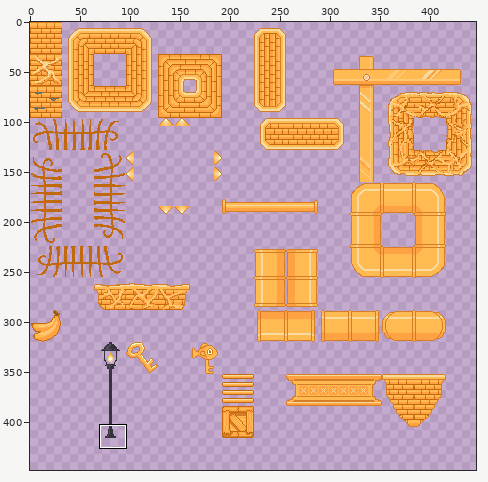
Pixel-art file -- sprites/yellow_sprite_sheet.aseprite. The first picture is a wide view before the edit; the outline marks the close-up.
Close-up. Before the edit:
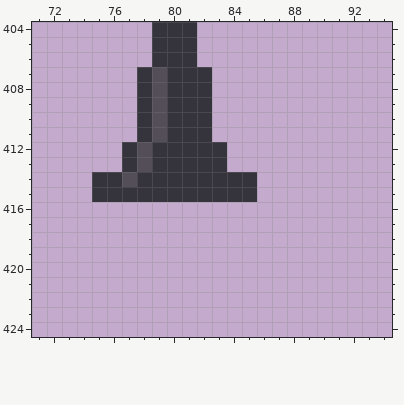
450x450 pixels, 1 frame. Shown: x 71..94, y 404..424. The wide view leaves out empty margins. The commit also changed other parts of the picture, which this record leaves out.
Once edited:
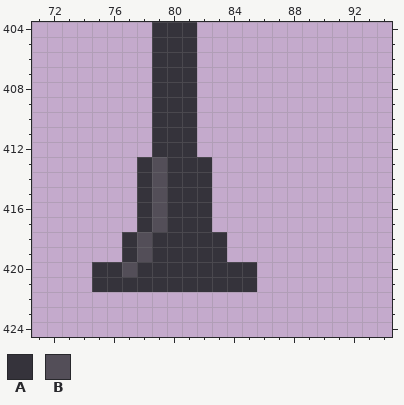
Palette (. is transparent): A #35333b  B #534e58
Change:
{"where": "layer \"Layer 2\""}
{"y":407,"x":78,"old":"AB","new":".A"}
{"y":407,"x":82,"old":"A","new":"."}
{"y":408,"x":78,"old":"AB","new":".A"}
{"y":408,"x":82,"old":"A","new":"."}
{"y":409,"x":78,"old":"AB","new":".A"}
{"y":409,"x":82,"old":"A","new":"."}
{"y":410,"x":78,"old":"AB","new":".A"}
{"y":410,"x":82,"old":"A","new":"."}
{"y":411,"x":78,"old":"AB","new":".A"}
{"y":411,"x":82,"old":"A","new":"."}
{"y":412,"x":77,"old":"AB","new":".."}
{"y":412,"x":82,"old":"AA","new":".."}
{"y":413,"x":77,"old":"ABA","new":".AB"}
{"y":413,"x":83,"old":"A","new":"."}
{"y":414,"x":75,"old":"AAB","new":"..."}
{"y":414,"x":79,"old":"A","new":"B"}
{"y":414,"x":83,"old":"AAA","new":"..."}
{"y":415,"x":75,"old":"AAA","new":"..."}
{"y":415,"x":79,"old":"A","new":"B"}
{"y":415,"x":83,"old":"AAA","new":"..."}
{"y":416,"x":78,"old":".....","new":"ABAAA"}
{"y":417,"x":78,"old":".....","new":"ABAAA"}
{"y":418,"x":77,"old":".......","new":"ABAAAAA"}
{"y":419,"x":77,"old":".......","new":"ABAAAAA"}
{"y":420,"x":75,"old":"...........","new":"AABAAAAAAAA"}
{"y":421,"x":75,"old":"...........","new":"AAAAAAAAAAA"}
{"label":"changed","picture_box":[92,67,257,292]}
